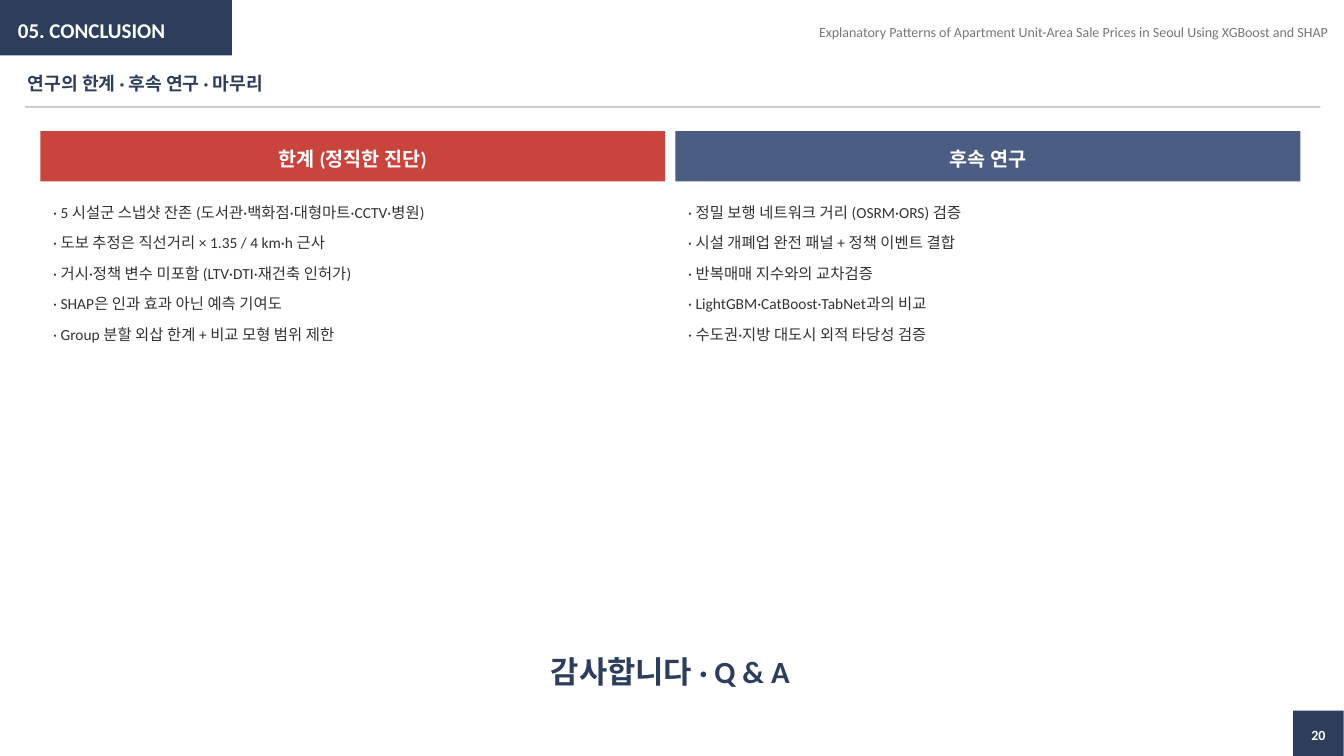
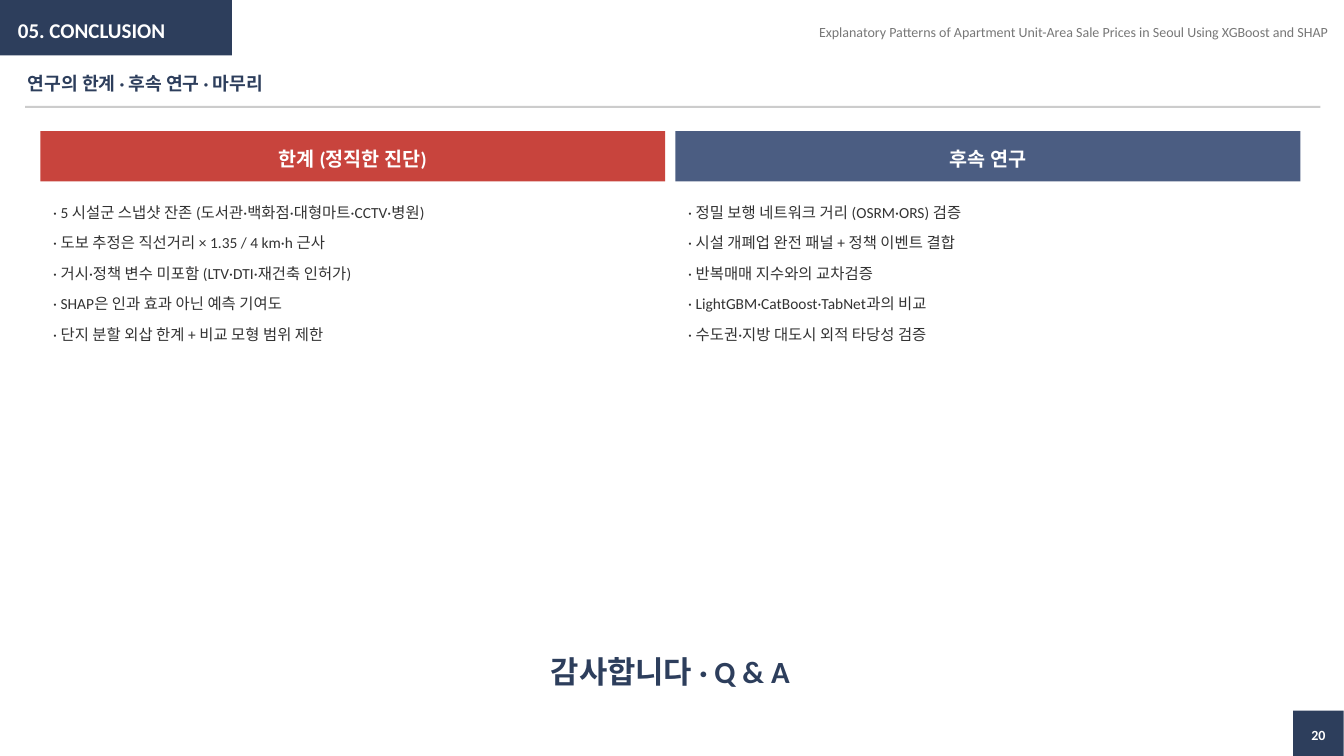
Before and after one commit to seokmogu/thesis-seoul-apt-xai, a slide deck: slide 20 of paper/중간발표_박현근.pptx. Drawn at 1344x756 pixels with LibreOffice and Linux fonts; fonts in the diff are those of the drawing. Boxes give left, top, right and bottom in pixels: in the first picture for what was removed or moved away, otherwise in the second. Text is boxed around its words. In the diff, an @@ line names an element or a change of style, - is before the commit and + after.

```diff
--- a/paper/중간발표_박현근.pptx
+++ b/paper/중간발표_박현근.pptx
@@ text at <box>61,327,323,341</box>: text changed @@
-· Group 분할 외삽 한계 + 비교 모형 범위 제한
+· 단지 분할 외삽 한계 + 비교 모형 범위 제한
```
Also in this commit, not shown: 2 other slides changed, 1 other file.
